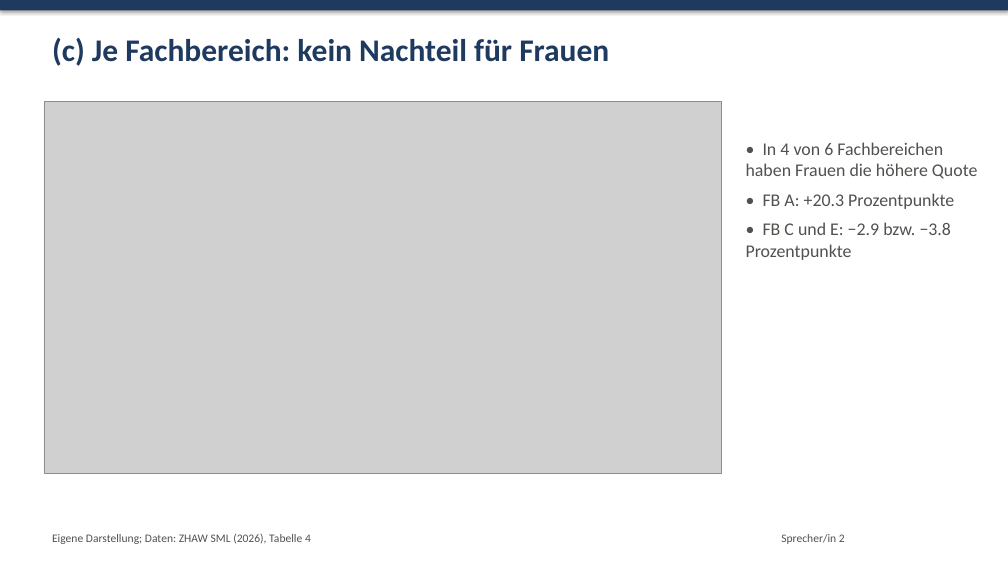
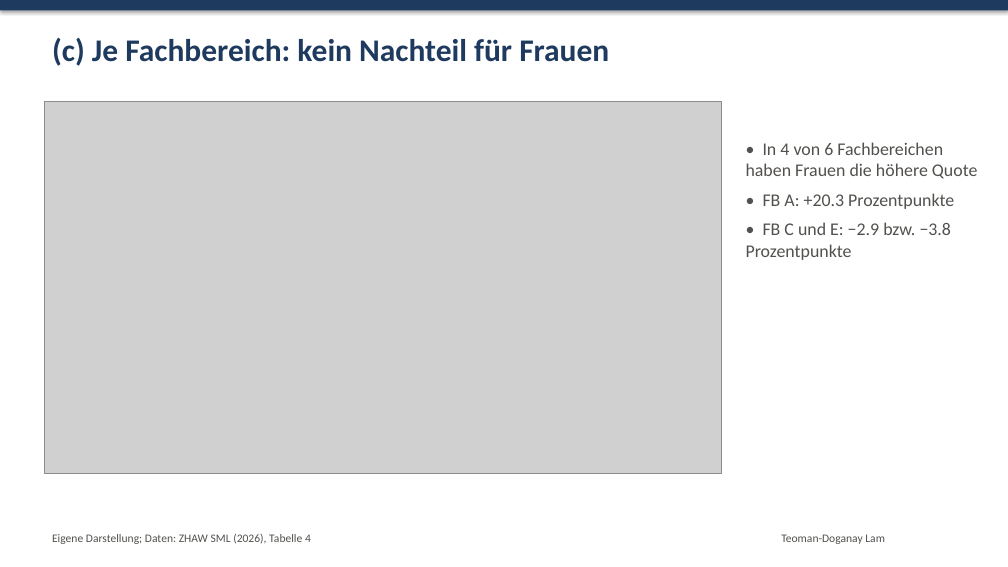
Before and after one commit to leozhaw26/statistik, a slide deck: slide 7 of vortrag4/Vortrag4_Praesentation.pptx. Drawn at 1008x567 pixels with LibreOffice and Linux fonts; fonts in the diff are those of the drawing; grey boxes stand for pictures. Boxes give left, top, right and bottom in pixels: in the first picture for what was removed or moved away, otherwise in the second. Text is boxed around its words. In the diff, an @@ line names an element or a change of style, - is before the commit and + after.

```diff
--- a/vortrag4/Vortrag4_Praesentation.pptx
+++ b/vortrag4/Vortrag4_Praesentation.pptx
@@ text at (781,534,885,544): text changed @@
-Sprecher/in 2
+Teoman-Doganay Lam
```
Also in this commit, not shown: 9 other slides changed.
